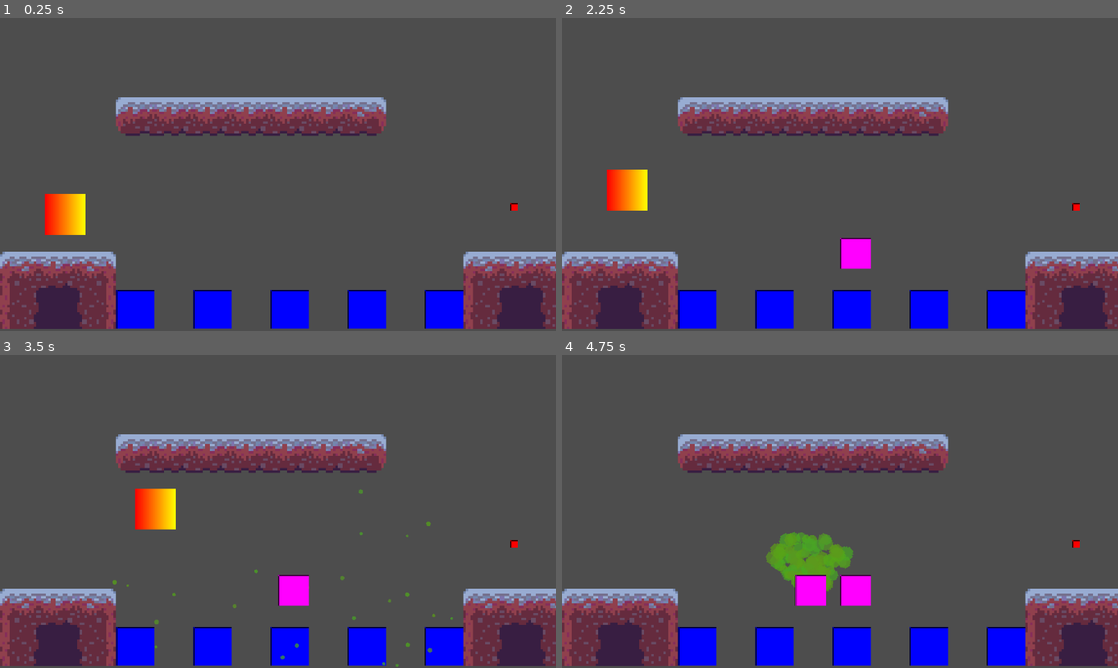
Above: before the commit, frames 1-4 (two rows, left to right).
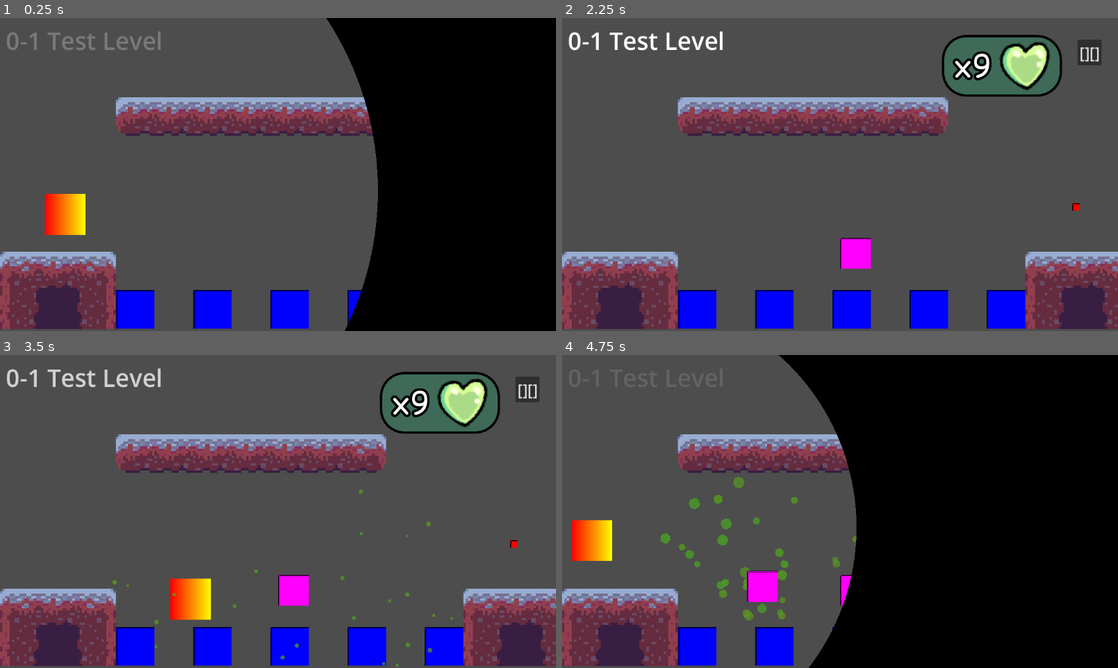
Above: after the commit, the same moments.

Repository: tiffit/SlimeLives
Game: Godot game, scene res://game_main.tscn
The game is run twice, just before and just after one commit, with the same random seed, the same clock (stepped at 60 frames per second) and the same inputs. The engine's default icon, where the game draws it, is replaced by a stand-in: a white triangle on a blue panel in a dark square.
Inputs:
- Up to frame 1 (0.25 s): no input
- Up to frame 2 (2.25 s): hold D (move_right) 0.53-2.03 s; tap Space (move_jump) at 0.77, 1.52 s; hold A (move_left) from 2.03 s (still down)
- Up to frame 3 (3.5 s): release A (move_left) at 2.78 s; hold D (move_right) from 2.78 s (still down); tap Space (move_jump) at 3.02 s
- Up to frame 4 (4.75 s): tap Space (move_jump) at 3.77, 4.52 s; release D (move_right) at 4.28 s; hold A (move_left) from 4.28 s (still down)

The runs differ from the first frame. In frame 1, 35% of the frame differs, in the area x 1-100%, y 0-100%; in frame 2, 5.8%; in frame 3, 6.8%; in frame 4, 55%.
Error before the commit: Attempt to call function 'show_level_name' in base 'null instance' on a null instance. (res://game_main.gd:33)

Commit message:
fixed corrupted ui scene

Diff:
--- a/ui/ui.tscn
+++ b/ui/ui.tscn
@@ -1,8 +1,9 @@
 [gd_scene load_steps=6 format=3 uid="uid://dqmrmkf0k8wgw"]
 
-[ext_resource type="Script" uid="uid://covnqteot2xrf" path="res://ui.gd" id="1_m6e0p"]
+[ext_resource type="Script" uid="uid://covnqteot2xrf" path="res://ui/ui.gd" id="1_m6e0p"]
 [ext_resource type="FontFile" uid="uid://dc7dxafyie71e" path="res://sprites/ComicRelief-Regular.ttf" id="2_27fn8"]
 [ext_resource type="PackedScene" uid="uid://kpkqihk2lgdb" path="res://heart_icon.tscn" id="3_27fn8"]
+[ext_resource type="Texture2D" uid="uid://fq22cbvv2412" path="res://icon.svg" id="1_fyqef"]
 
 [sub_resource type="StyleBoxFlat" id="StyleBoxFlat_27fn8"]
 bg_color = Color(0.18039216, 0.53333336, 0.38431373, 0.49019608)
@@ -15,8 +16,6 @@
 corner_radius_top_right = 50
 corner_radius_bottom_right = 50
 corner_radius_bottom_left = 50
-[ext_resource type="Texture2D" uid="uid://fq22cbvv2412" path="res://icon.svg" id="1_fyqef"]
-[ext_resource type="Script" uid="uid://covnqteot2xrf" path="res://ui/ui.gd" id="1_m6e0p"]
 
 [sub_resource type="Theme" id="Theme_m6e0p"]
 default_font_size = 50
Renamed: heart_icon.tscn -> ui/heart_icon.tscn
